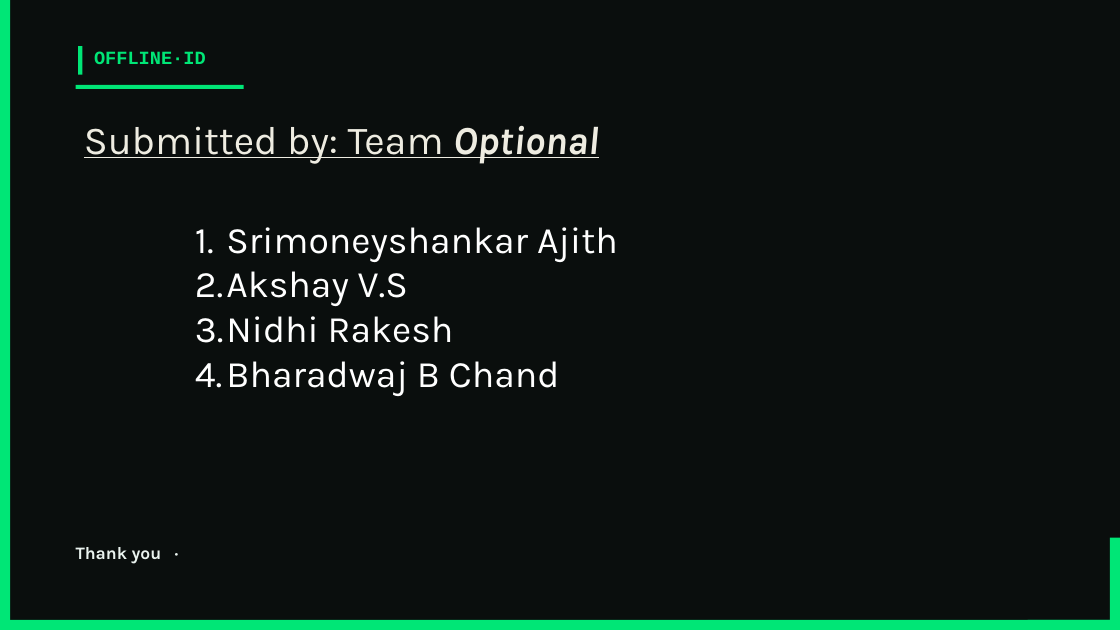
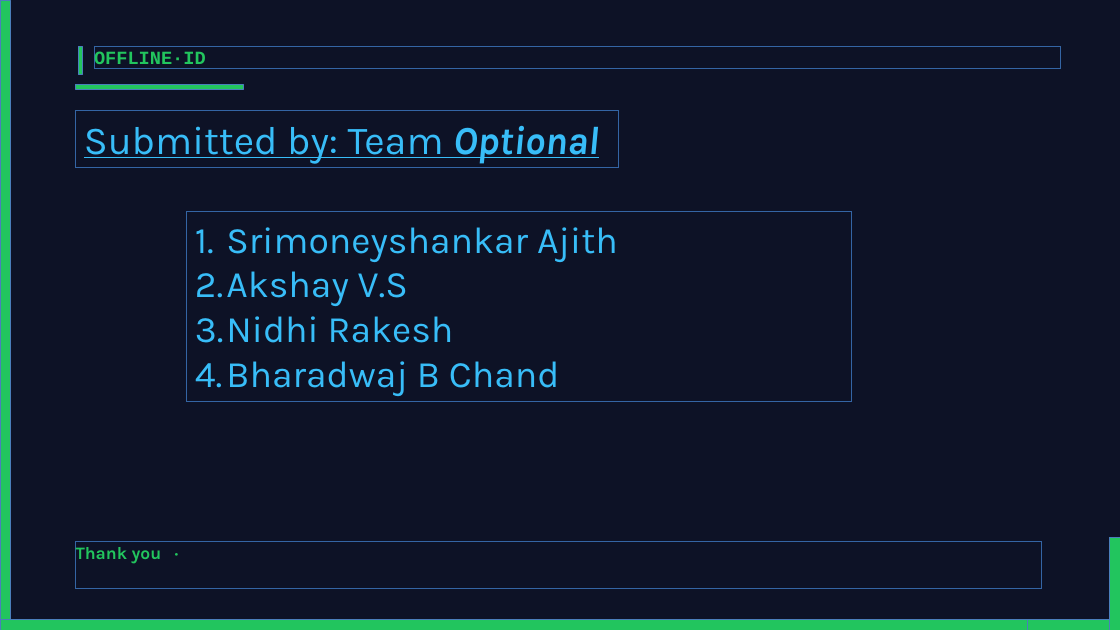
Before and after one commit to moneytosms/offlineid, a slide deck: slide 17 of submission/OfflineID_Hackathon7.pptx. Drawn at 1120x630 pixels with LibreOffice and Linux fonts; fonts in the diff are those of the drawing. Boxes give left, top, right and bottom in pixels: in the first picture for what was removed or moved away, otherwise in the second. Text is boxed around its words. In the diff, an @@ line names an element or a change of style, - is before the commit and + after.

Commit message:
style: restyle PPTX and PDF to Deep Navy/Sky Blue theme

```diff
--- a/submission/OfflineID_Hackathon7.pptx
+++ b/submission/OfflineID_Hackathon7.pptx
@@ background #0A0E0D to #0D1226 @@
@@ text "OFFLINE·ID" at (94, 51, 206, 69): text colour #00E676 to #22C55E @@
@@ fill #00E676 to #22C55E in 6 elements at (0, 0, 10, 630), (0, 620, 1120, 630), (1028, 620, 1120, 630), (1110, 538, 1120, 630), (78, 46, 82, 75), (76, 85, 244, 89) @@
@@ text "Submitted by: Team Optional" at (84, 126, 599, 164): text colour #EEECE1 to #38BDF8 @@
@@ text "Srimoneyshankar Ajith" at (195, 227, 618, 396): text colour #FFFFFF to #38BDF8 @@
@@ text "Thank you ·" at (76, 547, 162, 564): text colour #EAF3EF to #22C55E @@
```
Also in this commit, not shown: 16 other slides changed, 1 other file.
